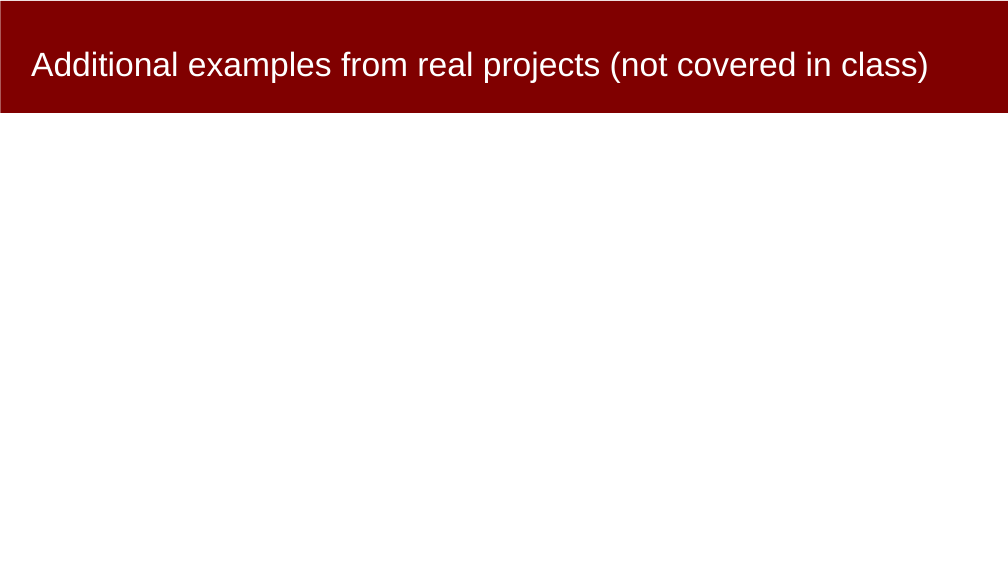
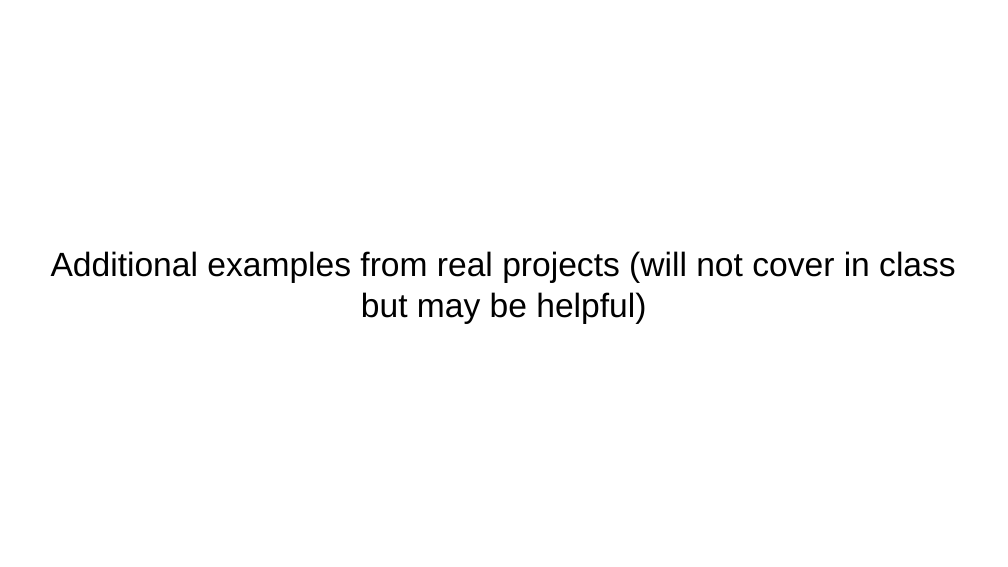
Before and after one commit to dssg/MLinPractice, a slide deck: slide 24 of Lectures/Lecture4-Formulation.pptx (slide 19 before the commit). Drawn at 1008x567 pixels with LibreOffice and Linux fonts; fonts in the diff are those of the drawing. Boxes give left, top, right and bottom in pixels: in the first picture for what was removed or moved away, otherwise in the second. Text is boxed around its words. In the diff, an @@ line names an element or a change of style, - is before the commit and + after.

```diff
--- a/Lectures/Lecture4-Formulation.pptx
+++ b/Lectures/Lecture4-Formulation.pptx
@@ rectangle removed at [1, 1, 1008, 113] @@
@@ title "Additional examples from real projects ..." at [51, 251, 956, 324]: vertical alignment top to middle @@
@@ title at [51, 251, 956, 324]: text changed; text colour #FFFFFF to #000000 @@
-Additional examples from real projects (not covered in class)
+Additional examples from real projects (will not cover in class but may be helpful)
```
Also in this commit, not shown: 3 other slides changed, 5 slides added, 1 other file.
